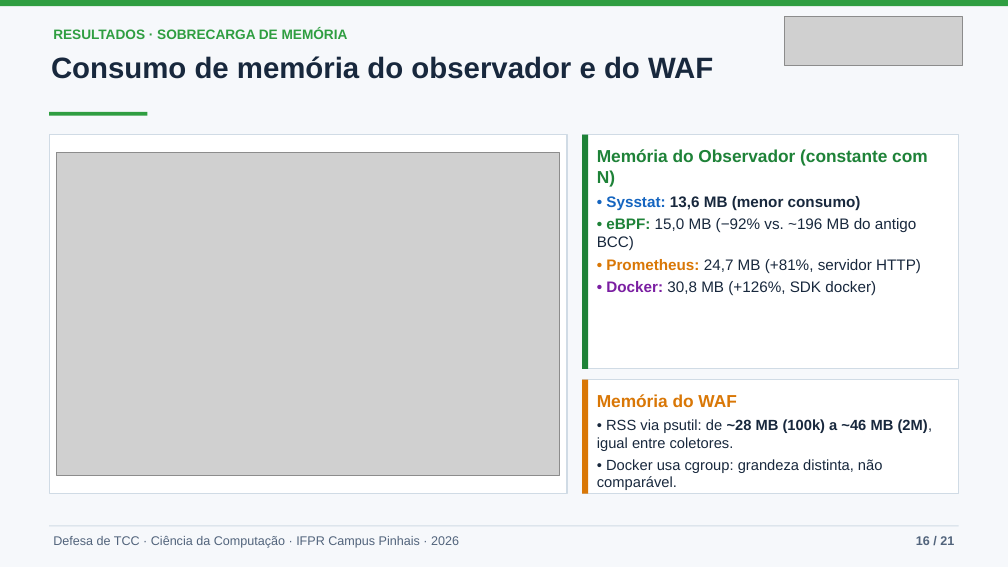
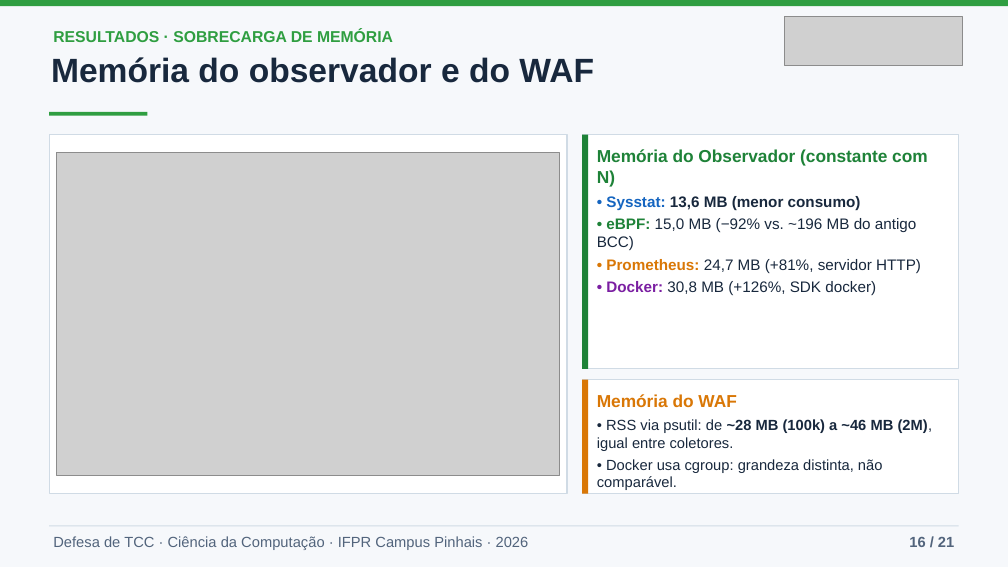
Before and after one commit to joaopedroplinta/vnf-monitoring-benchmark, a slide deck: slide 16 of docs/apresentacao/apresentacao_tcc.pptx. Drawn at 1008x567 pixels with LibreOffice and Linux fonts; fonts in the diff are those of the drawing; grey boxes stand for pictures. Boxes give left, top, right and bottom in pixels: in the first picture for what was removed or moved away, otherwise in the second. Text is boxed around its words. In the diff, an @@ line names an element or a change of style, - is before the commit and + after.

```diff
--- a/docs/apresentacao/apresentacao_tcc.pptx
+++ b/docs/apresentacao/apresentacao_tcc.pptx
@@ text "RESULTADOS · SOBRECARGA DE MEMÓRIA" at bbox=[53, 29, 393, 42]: size 13 to 15 pt @@
@@ text at bbox=[51, 57, 594, 83]: text changed; size 28 to 32 pt @@
-Consumo de memória do observador e do WAF
+Memória do observador e do WAF
@@ text "Defesa de TCC · Ciência ..." at bbox=[53, 536, 529, 550]: size 12 to 14 pt @@
@@ text "16 / 21" at bbox=[909, 537, 954, 547]: size 12 to 14 pt @@
```
Also in this commit, not shown: 18 other slides changed, 1 other file.
